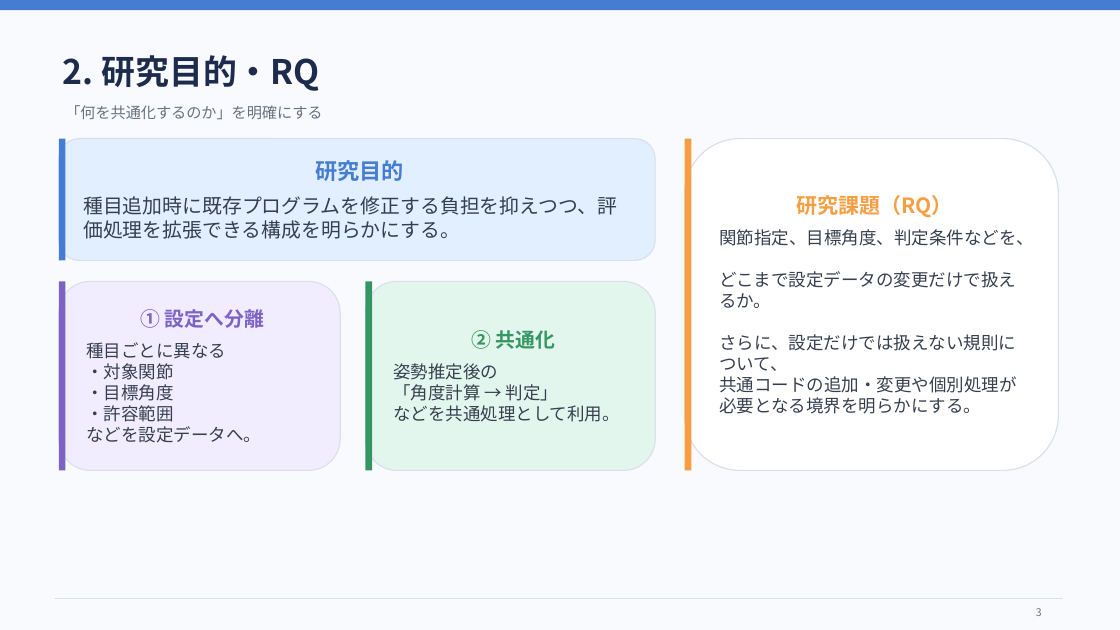
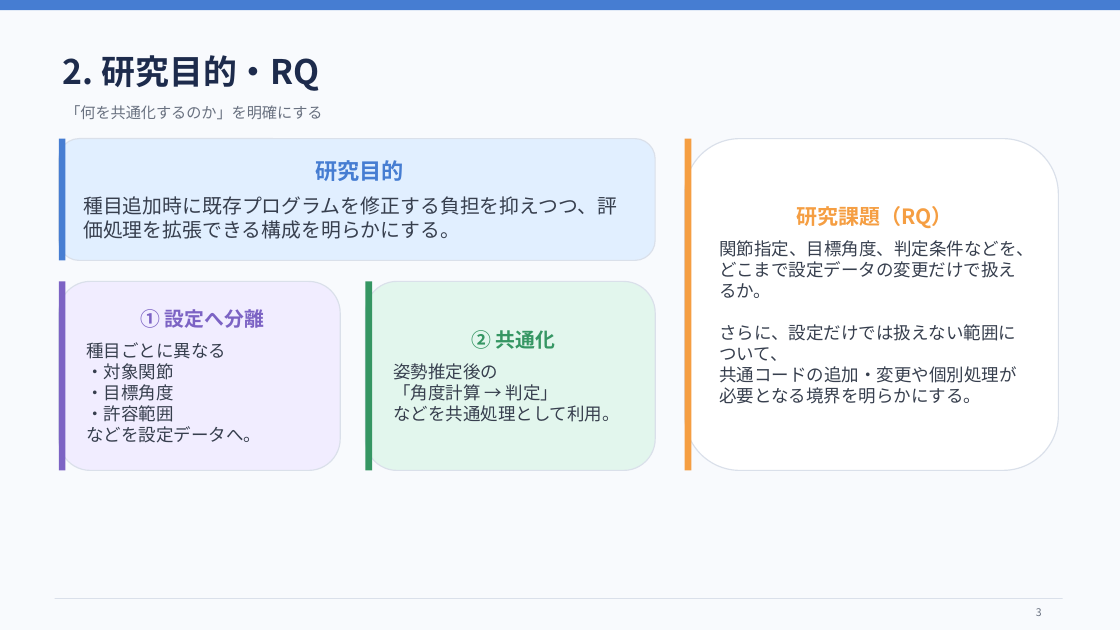
Before and after one commit to miyazawa-lab/syoudai-kenkyuusitu, a slide deck: slide 3 of matome/中間発表修正.pptx. Drawn at 1120x630 pixels with LibreOffice and Linux fonts; fonts in the diff are those of the drawing. Boxes give left, top, right and bottom in pixels: in the first picture for what was removed or moved away, otherwise in the second. Text is boxed around its words. In the diff, an @@ line names an element or a change of style, - is before the commit and + after.

```diff
--- a/matome/中間発表修正.pptx
+++ b/matome/中間発表修正.pptx
@@ text in rounded rectangle at box(719, 240, 1034, 404): text changed @@
-関節指定、目標角度、判定条件などを、
-どこまで設定データの変更だけで扱えるか。
-さらに、設定だけでは扱えない規則について、
-共通コードの追加・変更や個別処理が必要となる境界を明らかにする。
+関節指定、目標角度、判定条件などを、どこまで設定データの変更だけで扱えるか。
+さらに、設定だけでは扱えない範囲について、
+共通コードの追加・変更や個別処理が必要となる境界を明らかにする。
```
Also in this commit, not shown: 4 other slides changed, 3 other files.
